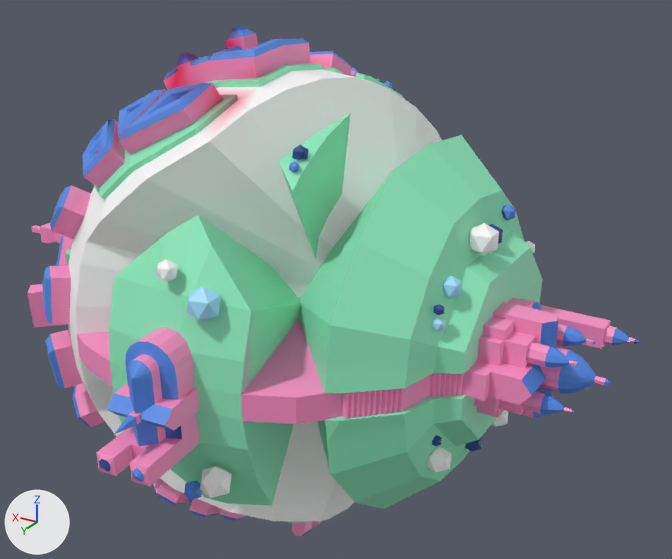
One commit to the glTF model public/paris.gltf: the scene before it, then after it.
The view is the same before and after, from a 50 mm lens placed at (-2.2, 3.3, 1.78), pointed at (-0.17, -0.08, 0.09). Every picture has the same lights, and +X, +Y and +Z are marked at lower left. Where no turn or scale is listed for an object, it has been applied to the vertices. Vertices at the same position are counted once.

The first picture shows 'planet'.
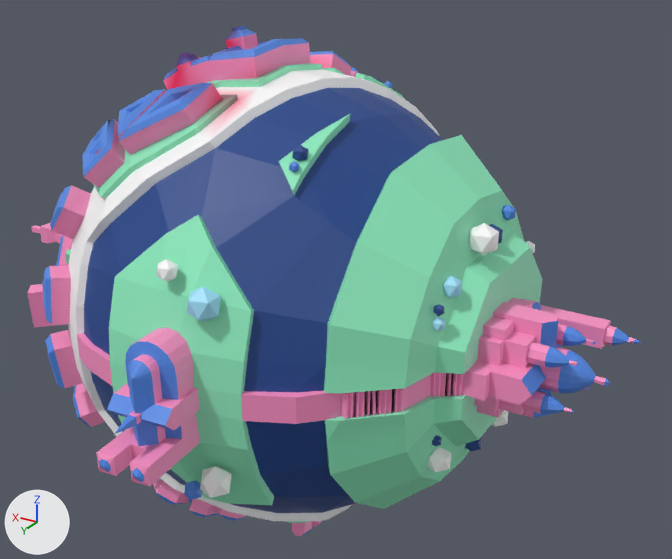
Pixel boxes (x1, y1, x2, y2) of what changed, in the pictures (672 x 559 px; the box of a moved part takes in the faces that stretch with it):
part 1 of me_sphere_012, moved or reshaped
    before: (76, 77, 467, 521)
    after: (76, 77, 443, 521)
part 2 of me_sphere_012, surface changed
    both: (75, 69, 641, 536)

The change, as a list of edits to the scene's bpy script:
```text
Change me_sphere_012:
    used by ob_planet; location = (0.0, 0.0, 0.0)
    remove me_sphere_012.from_pydata(...)  # 3543 vertices, 6744 faces; spans x -1.51..1.74, y -1.09..1.33, z -1.12..1.2
    add me_sphere_012.from_pydata(...)  # 3548 vertices, 6842 faces; spans x -1.51..1.74, y -1.09..1.33, z -1.12..1.2
    me_sphere_012 part 1: 3 vertices moved from x -0.89..-0.19, y -0.02..0.91, z 0.35..0.44 to x -0.89..-0.19, y -0.02..0.91, z 0.35..0.76; 109 vertices removed from x -1.0..0.24, y -0.59..0.89, z -0.59..0.89; 100 vertices added at x -0.91..0.46, y -0.91..0.98, z -0.91..0.98
    me_sphere_012 part 2: 6237 kept faces spanning x -1.51..1.74, y -1.09..1.33, z -1.12..1.2 get new texture (UV) coordinates
```
